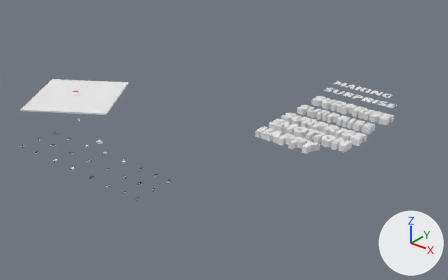
What one commit did to the glTF model src/assets/scene/section_4.glb.
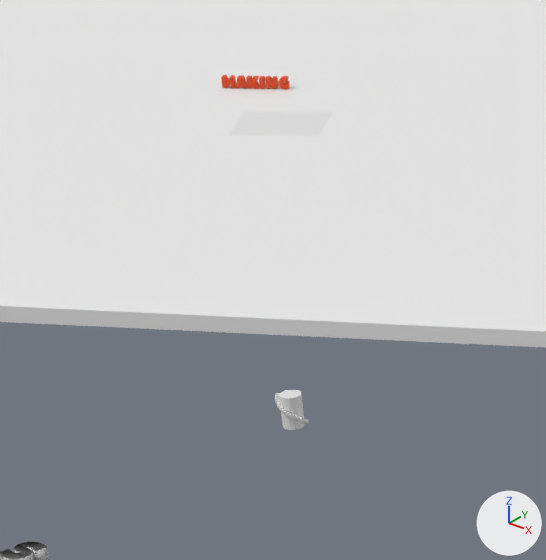
The first picture shows the older version from a 50 mm camera at (331.0, -265.0, 149.0) aimed at (101.0, 22.0, -30.0). The close-ups show both versions on the part from 12% to 23% of the width and 30% to 48% of the height of that picture; other places that the commit changed are outside them. The axes (+X, +Y, +Z) are drawn at lower right. The lights are the same throughout. Where no turn or scale is listed for an object, it has been applied to the vertices.

Objects in the first close-up: 'Circle', 'Ground', 'Plane.001', 'Text.007', 'Text.043'.
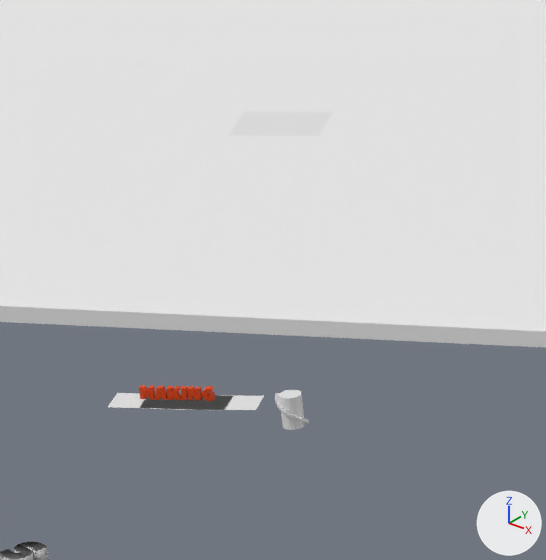
Location of each change, [x1, y1, x2, y2] in pixels of the close-ups (546 x 560 px):
```json
{"object": "Text.007", "change": "moved", "before": [221, 75, 290, 89], "after": [139, 385, 215, 401]}
{"object": "Plane.003", "change": "moved", "after": [170, 395, 264, 410], "on screen": "not visible before"}
{"object": "Plane.004", "change": "moved", "after": [140, 394, 231, 410], "on screen": "not visible before"}
{"object": "Plane.002", "change": "moved", "after": [108, 393, 195, 408], "on screen": "not visible before"}
```

Scene script edits in JSON lines:
```json
{"op": "set", "path": "ob_plane_002.location", "old": "(-8.07, -11.42, -12.18)", "new": "(25.91, -44.66, -12.18)"}
{"op": "set", "path": "ob_plane_003.location", "old": "(-5.19, -9.39, -12.18)", "new": "(28.79, -42.63, -12.18)"}
{"op": "set", "path": "ob_plane_004.location", "old": "(-6.57, -10.41, -12.18)", "new": "(27.4, -43.65, -12.18)"}
{"op": "set", "path": "ob_text_007.location", "old": "(-8.49, -12.08, -11.94)", "new": "(25.48, -45.32, -11.94)"}
```
